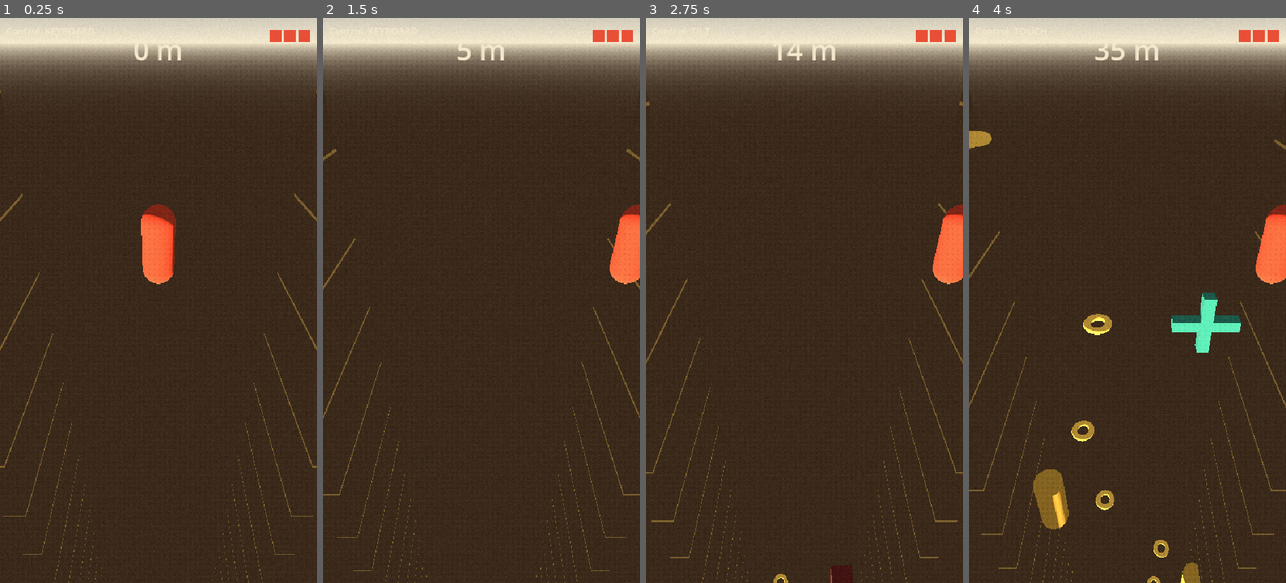
Above: before the commit, frames 1-4 (left to right).
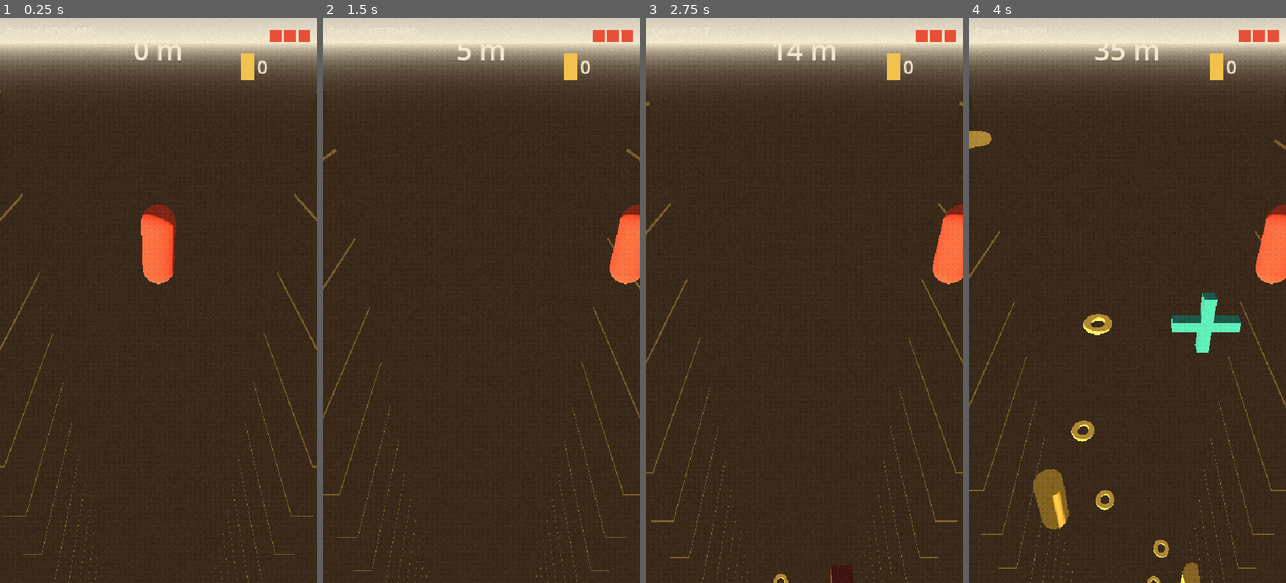
Above: after the commit, the same moments.

Repository: quvntvn/Hyperdive
Game: Godot game, scene res://scenes/game/main_game.tscn
Same seed, same stepped clock (60 frames per second), same inputs: the game is played once before the commit and once after it.
Inputs (mouse positions are in pixels of both pictures, inside the frame that each line leads up to):
- Up to frame 1 (0.25 s): no input
- Up to frame 2 (1.5 s): tap Enter at 0.5 s; move the mouse to (551, 272) at 0.52 s; hold D (move_right) 0.53-1.25 s; tap 1 at 0.6 s; click (551, 272) at 0.67 s; drag from (418, 328) to (465, 413) at 1.27 s
- Up to frame 3 (2.75 s): move the mouse to (836, 176) at 2.02 s; hold D (move_right) from 2.03 s (still down); tap 3 at 2.1 s
- Up to frame 4 (4 s): release D (move_right) at 2.75 s; drag from (1111, 413) to (1032, 215) at 2.77 s; move the mouse to (1222, 385) at 3.52 s; hold A (move_left) from 3.53 s (still down); tap 2 at 3.6 s

The runs differ from the first frame. In frame 1, 0.2% of the frame differs, in the area x 76-85%, y 6-11%; in frame 2, 0.2%; in frame 3, 0.2%; in frame 4, 0.2%.

Commit message:
feat(ui): compteur de pieces dans le GameHUD top-right

Diff:
--- a/hyperdive/scenes/ui/game_hud.tscn
+++ b/hyperdive/scenes/ui/game_hud.tscn
@@ -36,3 +36,19 @@
 [node name="Life2" type="ColorRect" parent="LivesContainer"]
 custom_minimum_size = Vector2(20.0, 20.0)
 color = Color(0.914, 0.310, 0.216, 1)
+
+[node name="CoinCounter" type="HBoxContainer" parent="."]
+anchor_left = 1.0
+anchor_right = 1.0
+offset_left = -130.0
+offset_right = -20.0
+offset_top = 60.0
+
+[node name="CoinIcon" type="ColorRect" parent="CoinCounter"]
+custom_minimum_size = Vector2(24.0, 24.0)
+color = Color(0.949, 0.757, 0.306, 1)
+
+[node name="CoinLabel" type="Label" parent="CoinCounter"]
+text = "0"
+theme_override_font_sizes/font_size = 32
+theme_override_colors/font_color = Color(0.957, 0.914, 0.804, 1)
--- a/hyperdive/scripts/ui/game_hud.gd
+++ b/hyperdive/scripts/ui/game_hud.gd
@@ -6,6 +6,7 @@
 var _player: PlayerController
 var _distance_label: Label
 var _life_rects: Array[ColorRect]
+var _coin_label: Label
 
 func _ready() -> void:
 	var node := get_node_or_null(player_path)
@@ -19,6 +20,9 @@
 		$LivesContainer/Life1 as ColorRect,
 		$LivesContainer/Life2 as ColorRect,
 	]
+	_coin_label = $CoinCounter/CoinLabel
+	_coin_label.text = str(Settings.coins_total)
+	Settings.coin_collected.connect(_on_coin_collected)
 
 func _process(_delta: float) -> void:
 	if _player == null:
@@ -31,3 +35,6 @@
 
 func _on_game_over() -> void:
 	print("GAME OVER")
+
+func _on_coin_collected(new_total: int) -> void:
+	_coin_label.text = str(new_total)
